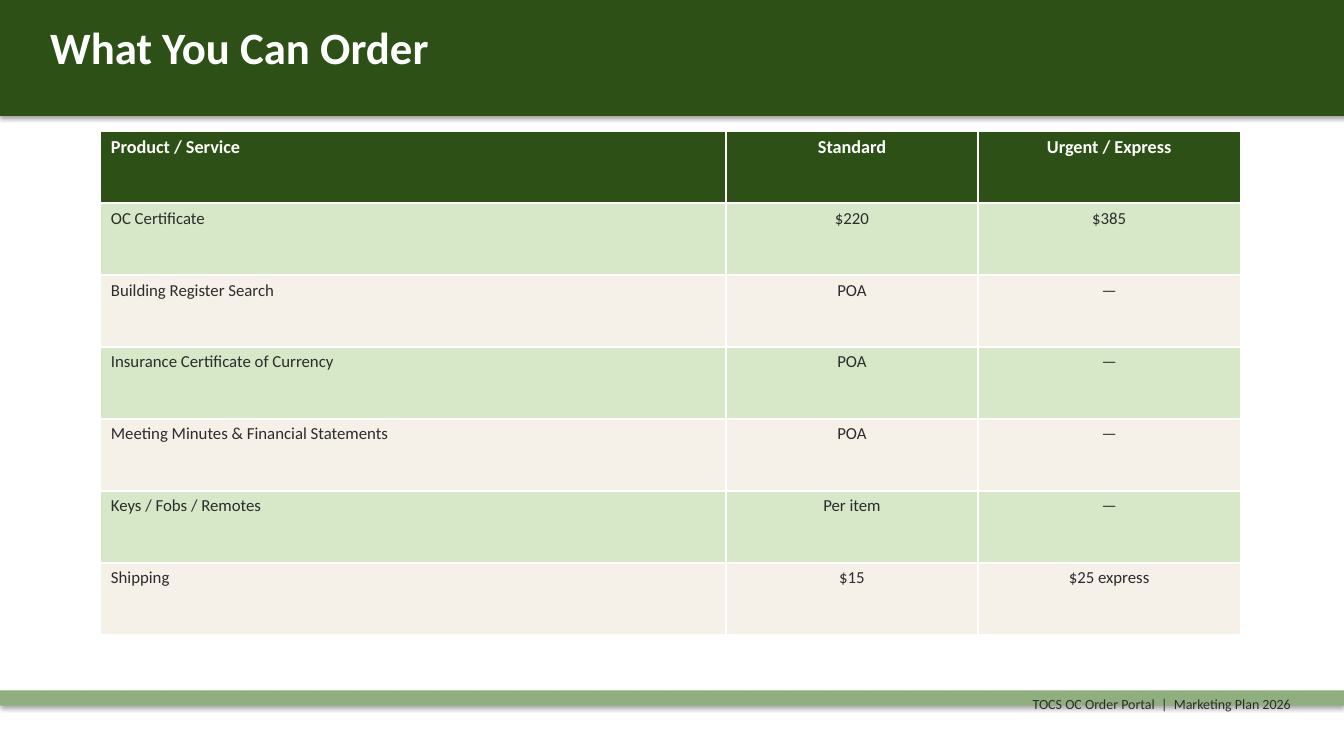
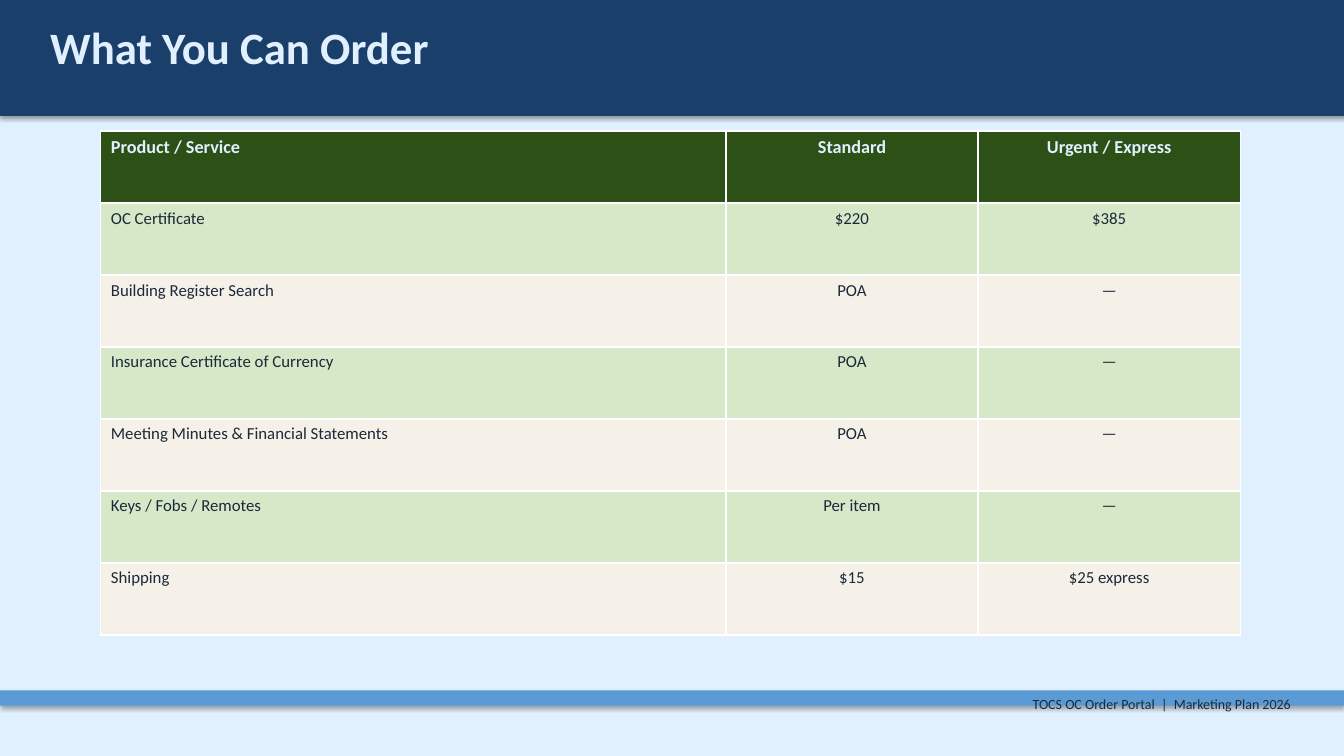
Before and after one commit to matthewhe22/Ocorder, a slide deck: slide 5 of marketing/TOCS-OC-Order-Portal-Marketing-Plan.pptx. Drawn at 1344x756 pixels with LibreOffice and Linux fonts; fonts in the diff are those of the drawing. Boxes give left, top, right and bottom in pixels: in the first picture for what was removed or moved away, otherwise in the second. Text is boxed around its words. In the diff, an @@ line names an element or a change of style, - is before the commit and + after.

```diff
--- a/marketing/TOCS-OC-Order-Portal-Marketing-Plan.pptx
+++ b/marketing/TOCS-OC-Order-Portal-Marketing-Plan.pptx
@@ background #FFFFFF to #E0F0FF @@
@@ rectangle at (0,0,1344,116): fill #2D5016 to #1B3F6B @@
@@ text "What You Can Order" at (50,32,428,65): text colour #FFFFFF to #E0F0FF @@
@@ table at (101,131,1240,635) @@
@@ text colour #FFFFFF to #E0F0FF in "Product / Service", "Standard", "Urgent / Express" @@
@@ text colour #2C2C2C to #1A2A3A in "OC Certificate", "$220", "$385", "Building Register Search" and 14 more places @@
@@ rectangle at (0,691,1344,706): fill #8FAF7E to #5B9BD5 @@
@@ text "TOCS OC Order Portal | ..." at (1033,699,1290,713): text colour #2C2C2C to #1A2A3A @@
```
Also in this commit, not shown: 10 other slides changed, 1 other file.
